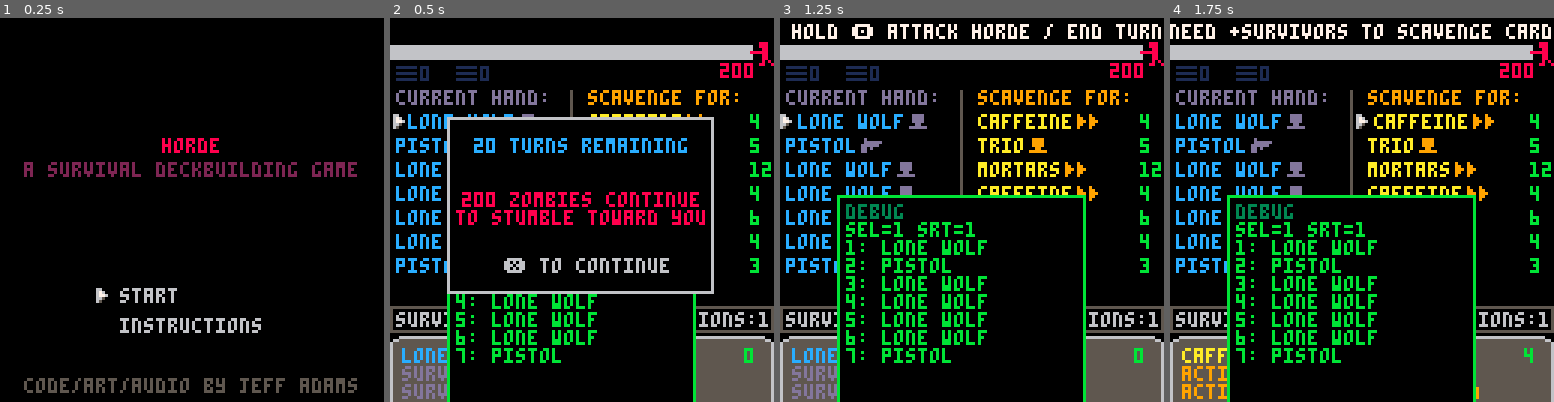
Above: before the commit, frames 1-4 (left to right).
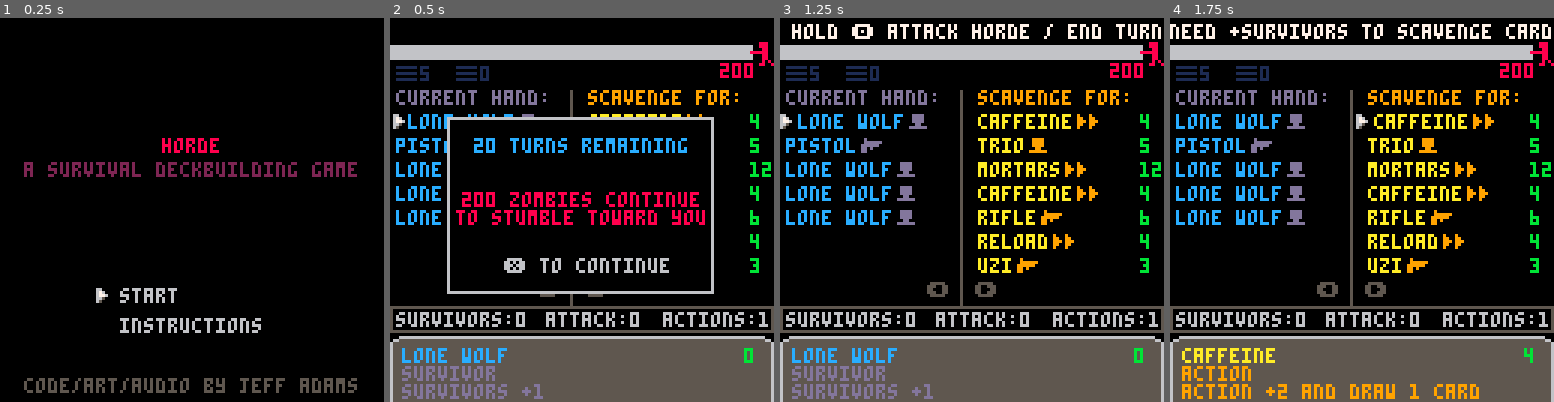
Above: after the commit, the same moments.

Repository: jeff-adams/pico8
Game: PICO-8 cartridge dev/zombie.p8
Same seed, same stepped clock (60 frames per second), same inputs: the game is played once before the commit and once after it.
Inputs:
- Up to frame 1 (0.25 s): no input
- Up to frame 2 (0.5 s): tap X (X key) at 0.33 s
- Up to frame 3 (1.25 s): tap O (Z key) at 0.7 s; tap X (X key) at 1.07 s
- Up to frame 4 (1.75 s): hold Right from 1.6 s (still down); tap O (Z key) at 1.7 s

Frame 1 is identical in both runs. In frame 2, 15% of the frame differs, in the area x 1-80%, y 13-100%; in frame 3, 20%; in frame 4, 20%.

Commit message:
Refactor selector drawing | Fix hand nav bug

Diff:
--- a/dev/zombie.p8
+++ b/dev/zombie.p8
@@ -6,7 +6,7 @@
 
 --…………work items………………
 
---◆juicy
+--◆juices
 --animate ui
 --particles
 --animate turn end
@@ -35,6 +35,7 @@
 
 function _draw()
 	draw_state()
+	draw_debug()
 end
 -->8
 --initialize
@@ -56,7 +57,7 @@
 	message=nil
 	is_player_turn=true
 	actioned={}
-	selector={frames={32,33},x=0,y=0,speed=4}
+	selector={frames={32,33},speed=4}
 	debug={}
 	win=nil
 	previous={update=update_menu,draw=draw_menu}
@@ -227,7 +228,7 @@
 	surv=0
 	hand={}
 	current.card={}
-	draw_cards(10)
+	draw_cards(5)
 	current.cards=hand
 	is_player_turn=true
 	showcards_start=0
@@ -590,14 +591,13 @@
 	draw_stats()
 	draw_hand()
 	draw_scavenge()
-	draw_selector()
 	draw_horde()
 	if current.card != nil then
 		draw_card_desc()
+		local _x=current.cards==hand and 0 or 62
+		draw_selector(_x,22,8)
 	end
 	draw_message()
-
-	draw_debug()
 end
 
 function draw_outlines()
@@ -627,11 +627,9 @@
 	if current.sel<showncards_start+1 then
 		showncards_start=max(0,current.sel-1)
 	end
-	add(debug,"sel="..current.sel.." srt="..showncards_start+1)
-	for i=1,7 do
+	for i=1,min(7,#hand) do
 		local _o=showncards_start+i
 		local _card,_x=hand[_o],2
-		add(debug,(_o)..": ".._card.title)
 		if current.sel==_o and current.cards==hand then
 			_x+=4
 			print(_card.title,_x,i*8+24,12)
@@ -730,9 +728,7 @@
 	printc("a survival deckbuilding game",48,2)
 	print("start",40,90,6)
 	print("instructions",40,100,6)
-	local _ypos=current.sel==1 and 88 or 98
-	local frame=((flr(time()*selector.speed)-1)%#selector.frames)+1
-	spr(selector.frames[frame],32,_ypos)
+	draw_selector(32,78,10)
 	printc("code/art/audio by jeff adams",120,5)
 end
 
@@ -751,11 +747,10 @@
 	message="hold ❎ trash card / 🅾️ finish"
 end
 
-function draw_selector()
-	selector.x=current.cards==hand and 0 or 62
-	selector.y=mid(22,(current.sel-showncards_start)*8+22,78)
+function draw_selector(_x,_yoffset,_space)
+ local _y=(current.sel-showncards_start)*_space+_yoffset
 	local frame=((flr(time()*selector.speed)-1)%#selector.frames)+1
-	spr(selector.frames[frame],selector.x,selector.y)
+	spr(selector.frames[frame],_x,_y)
 end
 
 function draw_tutorial()
